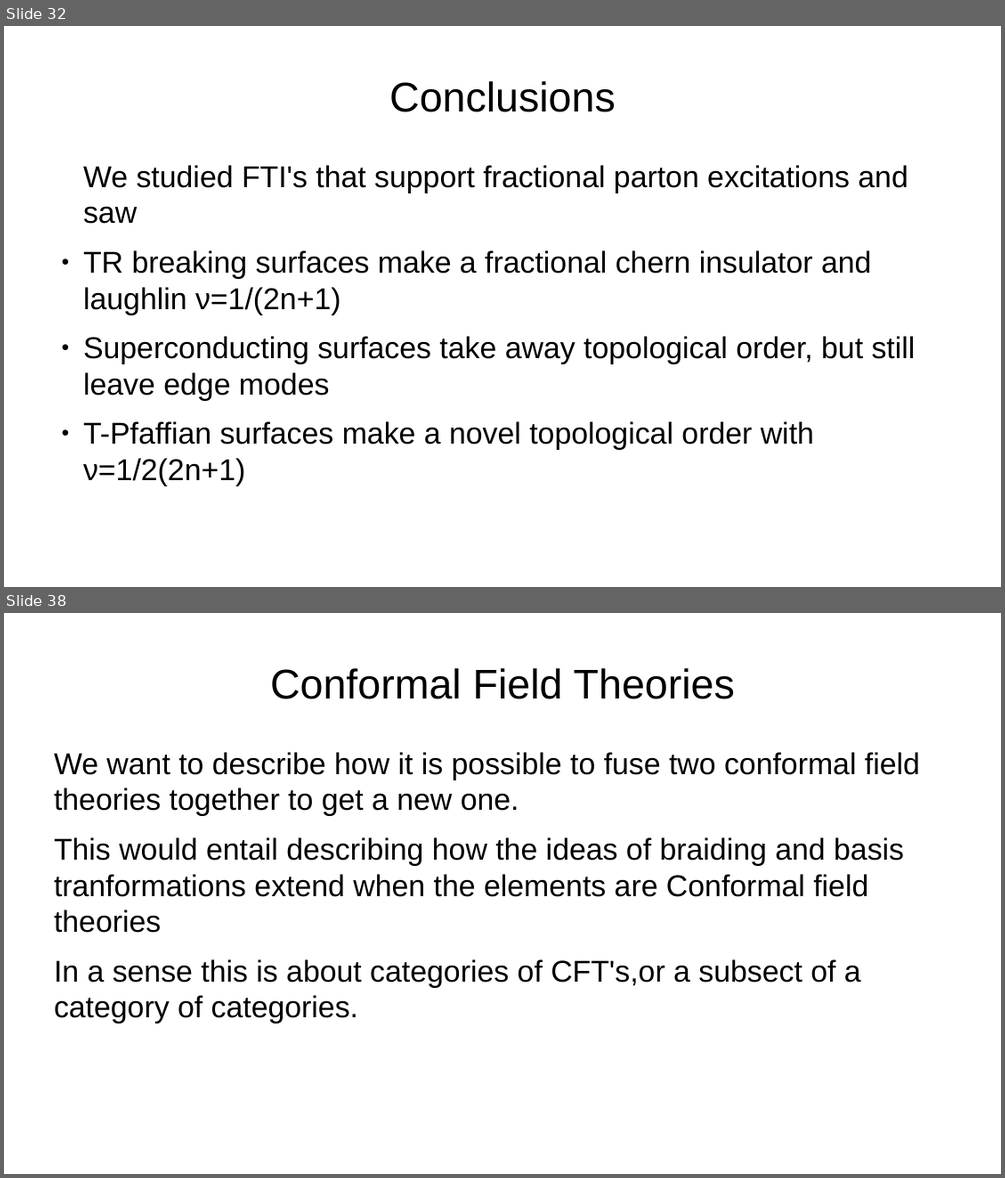
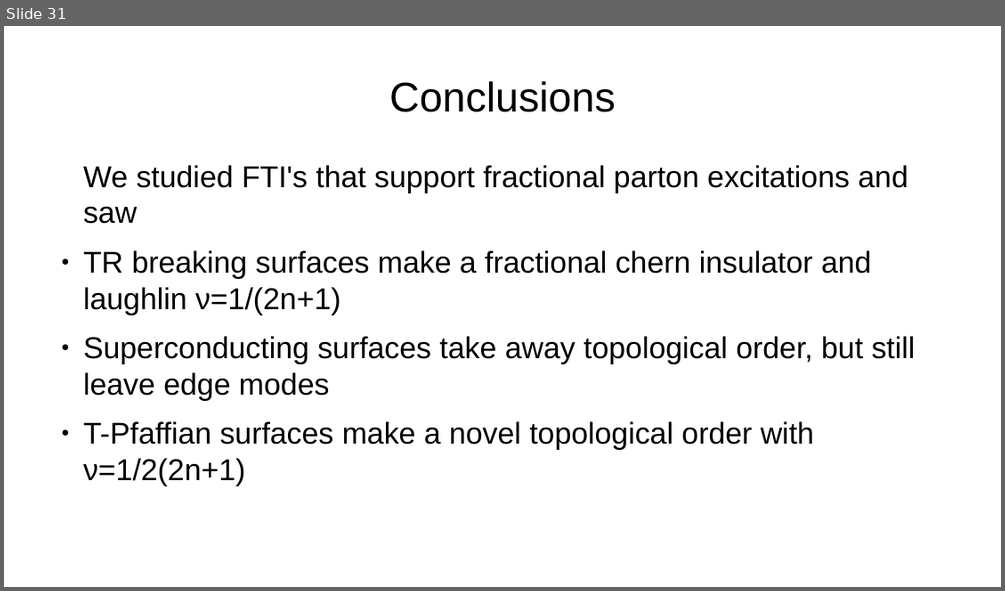
Before and after one commit to asirota12/Thesis, a slide deck: ThesisDefense.odp. Shown one above the other, each under a label of ours: slides 32 and 38 before the commit, slide 31 after it; the slides between them are not shown. The pictures are 1005x1178 and 1005x591 pixels, drawn with LibreOffice and Linux fonts; fonts in the diff are those of the drawing. Boxes give left, top, right and bottom in pixels: in the first picture for what was removed or moved away, otherwise in the second. Text is boxed around its words. In the diff, an @@ line names an element or a change of style, - is before the commit and + after.

```diff
--- a/ThesisDefense.odp
+++ b/ThesisDefense.odp
@@ slide 38 removed at bbox=[4, 613, 1001, 1174], background #FFFFFF @@
@@ title removed at bbox=[270, 668, 735, 699] @@
-Conformal Field Theories
@@ text removed at bbox=[54, 752, 920, 1023] @@
-We want to describe how it is possible to fuse two conformal field theories together to get a new one.
-This would entail describing how the ideas of braiding and basis tranformations extend when the elements are Conformal field theories
-In a sense this is about categories of CFT's,or a subsect of a category of categories.
@@ what was slide 32 is now slide 31 @@
```
Also in this commit, not shown: 4 slides changed, 32 slides added, 3 other slides removed, 1 other file.
